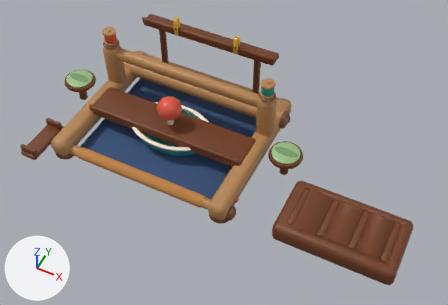
An edit to the glTF model public/models/loom.glb, drawn before and after from the same camera.
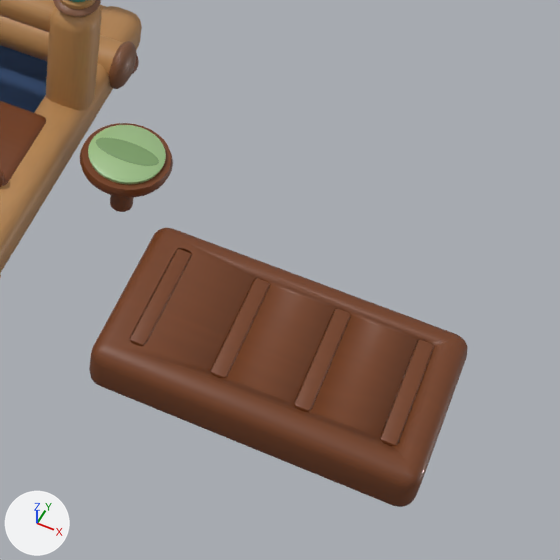
The first picture shows the older version from a 50 mm camera at (0.343, -0.518, 0.662) aimed at (0.093, -0.018, 0.038). The close-ups show the older and then the newer version on the part from 53% to 100% of the width and 31% to 100% of the height of that picture. Only the edits that show in the close-ups are written down. The lights are fixed; the arrows at lower left show +X, +Y and +Z. Where no turn or scale is listed for an object, it has been applied to the vertices. Vertices at exactly the same position are counted once.

Objects in the first close-up: 'BackBeam', 'Bed', 'LeverBase', 'LeverSlotPlug0', 'LeverSlotPlug1', 'LeverSlotPlug2', 'LeverSlotPlug3', 'PerchPadR', 'PerchR', 'PostR', 'RailR', 'ShelfTop' and 8 more.
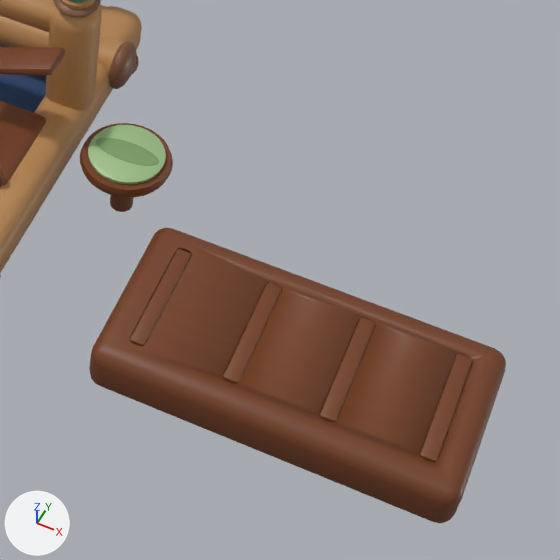
Boxes [x1, y1, x2, y2] around the edits, measured in the close-ups (560 x 560 px; the box of a moved part takes in the faces that stretch with it):
'LeverBase', reshaped (10% wider)
    before: [89, 228, 467, 507]
    after: [89, 228, 506, 523]
'LeverSlotPlug3', moved
    before: [380, 340, 434, 446]
    after: [420, 354, 472, 462]
'LeverSlotPlug1', moved
    before: [211, 278, 270, 379]
    after: [223, 283, 282, 383]
'RampR', added (brown)
    after: [0, 47, 65, 75]
part 1 of me_cube_009, moved or reshaped
    before: [209, 278, 467, 507]
    after: [209, 278, 506, 523]

The change, as a list of edits to the scene's bpy script:
```text
Change me_cube_009:
    used by ob_leverbase; location = (0.0, 0.0, 0.0)
    remove me_cube_009.from_pydata(...)  # 312 vertices, 620 faces; spans x 0.196..0.354, y -0.095..-0.005, z 0.0..0.029
    add me_cube_009.from_pydata(...)  # 312 vertices, 620 faces; spans x 0.196..0.372, y -0.095..-0.005, z 0.0..0.029
    me_cube_009 part 1: 200 of 312 vertices moved; they spanned x 0.213..0.354, y -0.095..-0.005, z 0.0..0.029 and now span x 0.213..0.372, y -0.095..-0.005, z 0.0..0.029; mean shift (0.014, 0.0, 0.0); largest move (0.252, -0.02, 0.015) -> (0.356, -0.019, 0.016)
Change me_cube_019:
    used by ob_leverslotplug1; location = (0.0, 0.0, 0.0)
    remove me_cube_019.from_pydata(...)  # 56 vertices, 108 faces; spans x 0.2511..0.2589, y -0.0805..-0.0195, z 0.0255..0.0295
    add me_cube_019.from_pydata(...)  # 56 vertices, 108 faces; spans x 0.2571..0.2649, y -0.0805..-0.0195, z 0.0255..0.0295
    me_cube_019 part 2: the whole mesh is moved by (0.006, 0.0, 0.0)
Change me_cube_021:
    used by ob_leverslotplug3; location = (0.0, 0.0, 0.0)
    remove me_cube_021.from_pydata(...)  # 56 vertices, 108 faces; spans x 0.3311..0.3389, y -0.0805..-0.0195, z 0.0255..0.0295
    add me_cube_021.from_pydata(...)  # 56 vertices, 108 faces; spans x 0.3491..0.3569, y -0.0805..-0.0195, z 0.0255..0.0295
    me_cube_021 part 3: the whole mesh is moved by (0.018, 0.0, 0.0)
Add me_cube_005_1:
    me_cube_005_1.from_pydata(...)  # 56 vertices, 108 faces; spans x 0.0803..0.1284, y 0.009..0.027, z 0.0643..0.0879
    me_cube_005_1.materials.append(mat_walnutwood)
Add ob_rampr:
    ob_rampr = bpy.data.objects.new('RampR', me_cube_005_1)
    ob_rampr.location = (0.0, 0.0, 0.0)
```
